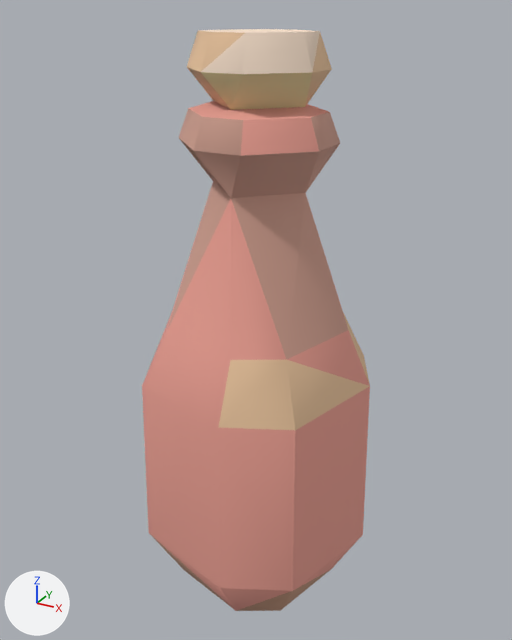
The glTF model example_game/world/props/bottle-brown.prop/model.glb, before and after one commit.
Rendered twice from a camera (50 mm lens) standing at (0.341, -0.623, 0.619) and looking at (-0.005, 0.005, 0.305). Every picture has the same lights, and +X, +Y and +Z are marked at lower left. The older version comes first. Vertices at exactly the same position are counted once.

Names of what the first picture shows: 'model'.
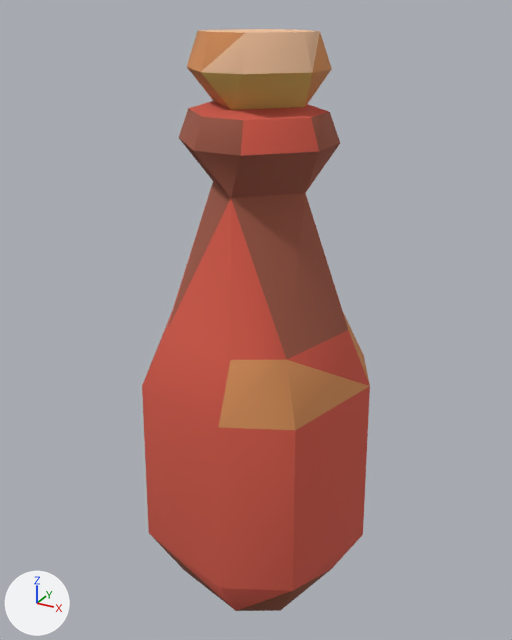
Changed parts and their boxes [x1, y1, x2, y2] in the pictures (512 x 640 px):
```json
{"part": 1, "of": "me_model", "change": "recoloured", "before": [142, 101, 370, 611], "after": [142, 101, 370, 611], "on screen": "pink to red"}
{"part": 2, "of": "me_model", "change": "recoloured", "before": [151, 108, 348, 611], "after": [151, 108, 348, 611], "on screen": "beige to brown"}
{"part": 3, "of": "me_model", "change": "recoloured", "before": [187, 29, 370, 430], "after": [187, 29, 370, 430], "on screen": "beige to orange"}
```

Edits to the scene script, one JSON object a line:
```json
{"block": "me_model", "where": "me_model.from_pydata(...)  # 74 vertices, 144 faces; spans x -0.129..0.129, y -0.129..0.129, z -0.02..0.6"}
{"block": "me_model", "where": "# used by ob_model"}
{"block": "me_model", "change": "me_model part 1: 55 faces centred in x -0.116..0.116, y -0.116..0.116, z 0.025..0.533 are repainted in the vertex colours; the middle colour goes from pink #eba093 to red #d45a49"}
{"block": "me_model", "change": "me_model part 2: 48 faces centred in x -0.085..0.085, y -0.085..0.085, z -0.02..0.52 are repainted in the vertex colours; the middle colour goes from beige #d0a090 to brown #a05a47"}
{"block": "me_model", "change": "me_model part 3: 41 faces centred in x -0.063..0.097, y -0.097..0.063, z 0.267..0.597 are repainted in the vertex colours; the middle colour goes from beige #edc7a0 to orange #d9915a"}
```
